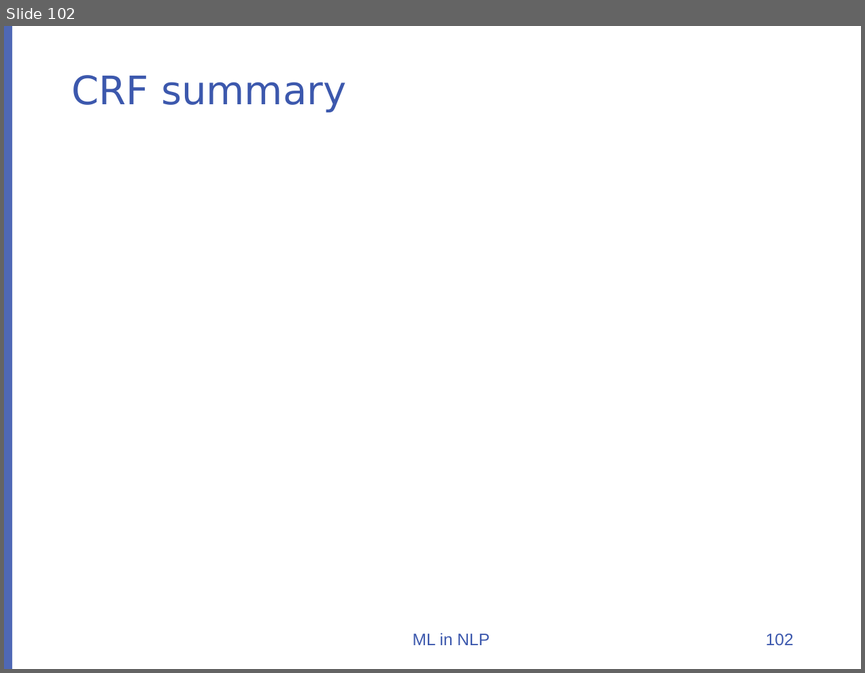
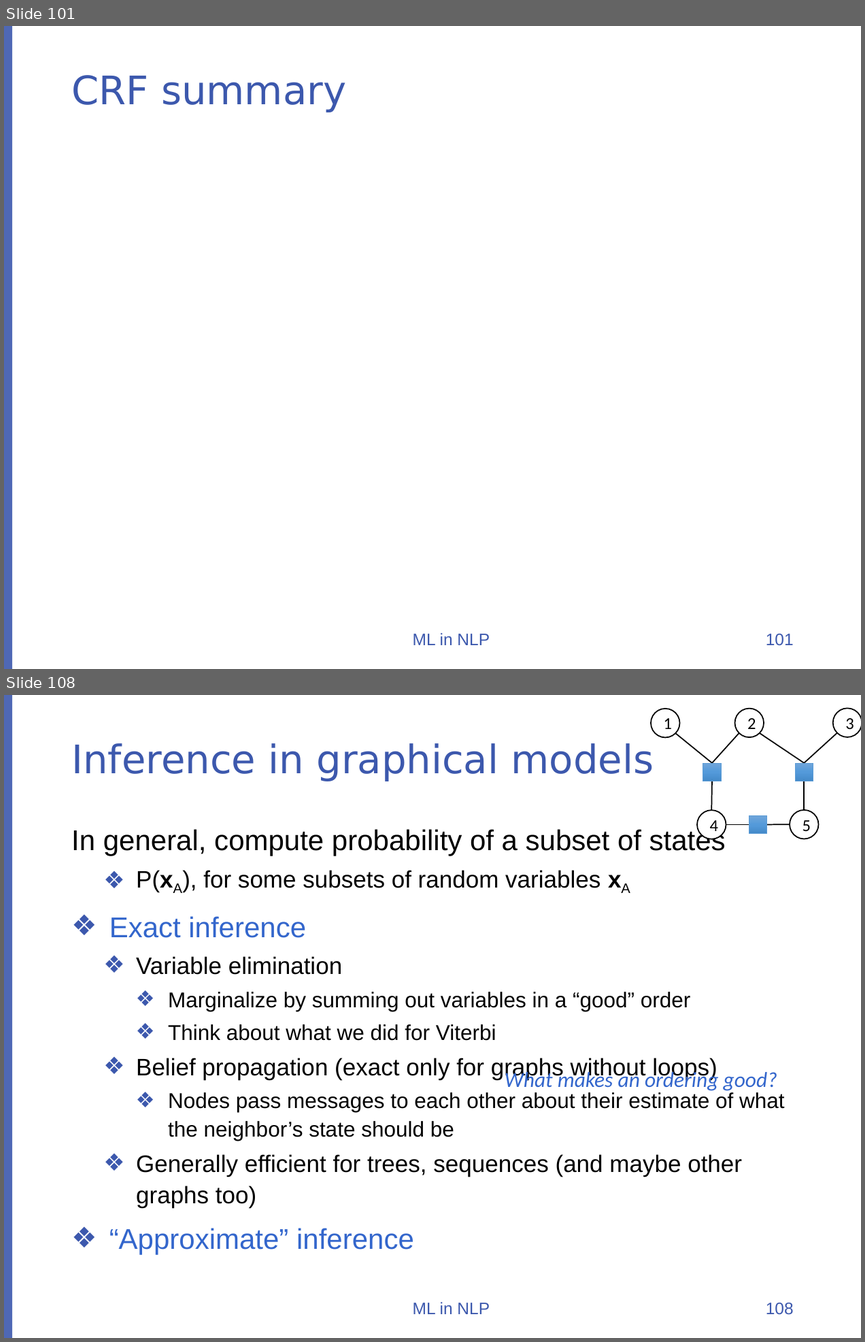
Before and after one commit to uclanlp/CS269-17, a slide deck: slides/CS269-04.pptx. Shown one above the other, each under a label of ours: slide 102 before the commit, slides 101 and 108 after it; the slides between them are not shown. The pictures are 865x673 and 865x1342 pixels, drawn with LibreOffice and Linux fonts; fonts in the diff are those of the drawing; grey boxes stand for pictures; background and template pictures are left out. Boxes give left, top, right and bottom in pixels: in the first picture for what was removed or moved away, otherwise in the second. Text is boxed around its words. In the diff, an @@ line names an element or a change of style, - is before the commit and + after.

```diff
--- a/slides/CS269-04.pptx
+++ b/slides/CS269-04.pptx
@@ slide 108 added at (4, 695, 861, 1338), background #FFFFFF; not listed: 1 template element that a slide beside it also shows @@
@@ title added at (71, 743, 654, 781), 33 pt, text #3C58AD @@
+Inference in graphical models
@@ group added at (651, 708, 861, 839): 8 lines, 5 ellipses, 3 rectangles @@
+1
+2
+3
+4
+5
@@ text added at (71, 827, 784, 1255), 20 pt, text #000000 @@
+In general, compute probability of a subset of states
+  ❖ P(xA), for some subsets of random variables xA
+❖ Exact inference
+  ❖ Variable elimination
+    ❖ Marginalize by summing out variables in a “good” order
+    ❖ Think about what we did for Viterbi
+  ❖ Belief propagation (exact only for graphs without loops)
+    ❖ Nodes pass messages to each other about their estimate of what the neighbor’s state should be
+  ❖ Generally efficient for trees, sequences (and maybe other graphs too)
+❖ “Approximate” inference
@@ text added at (504, 1069, 777, 1091), 18 pt, text #3366CC, italic @@
+What makes an ordering good?
@@ text added at (413, 1302, 490, 1314), 14 pt, text #3C58AD @@
+ML in NLP
@@ page number added at (766, 1302, 793, 1314), 14 pt, text #3C58AD @@
+108
@@ what was slide 102 is now slide 101 @@
@@ page number at (766, 633, 793, 645): text changed @@
-102
+101
```
Also in this commit, not shown: 4 slides changed, 8 other slides added, 2 slides removed, 1 other file.
